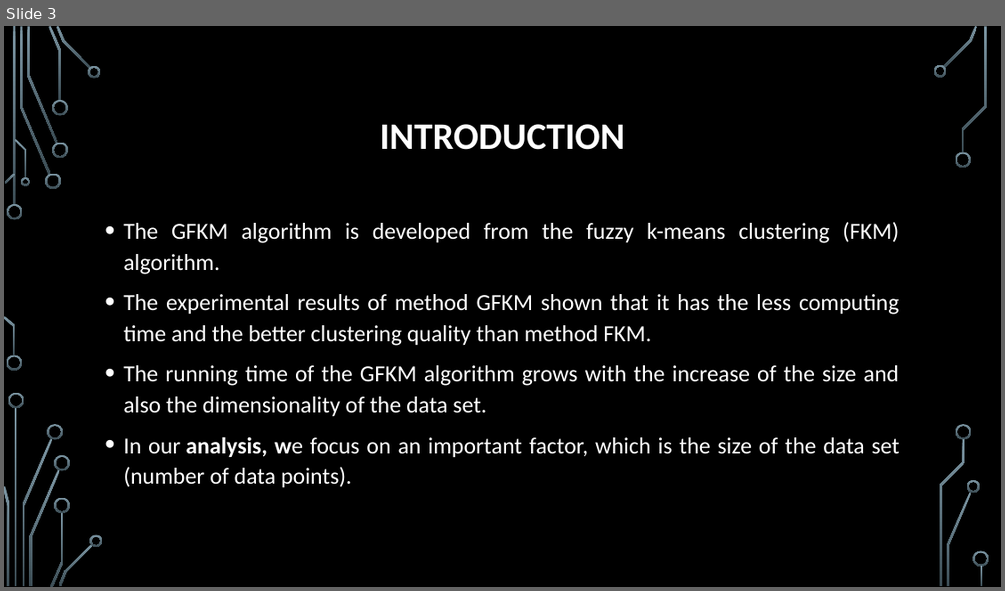
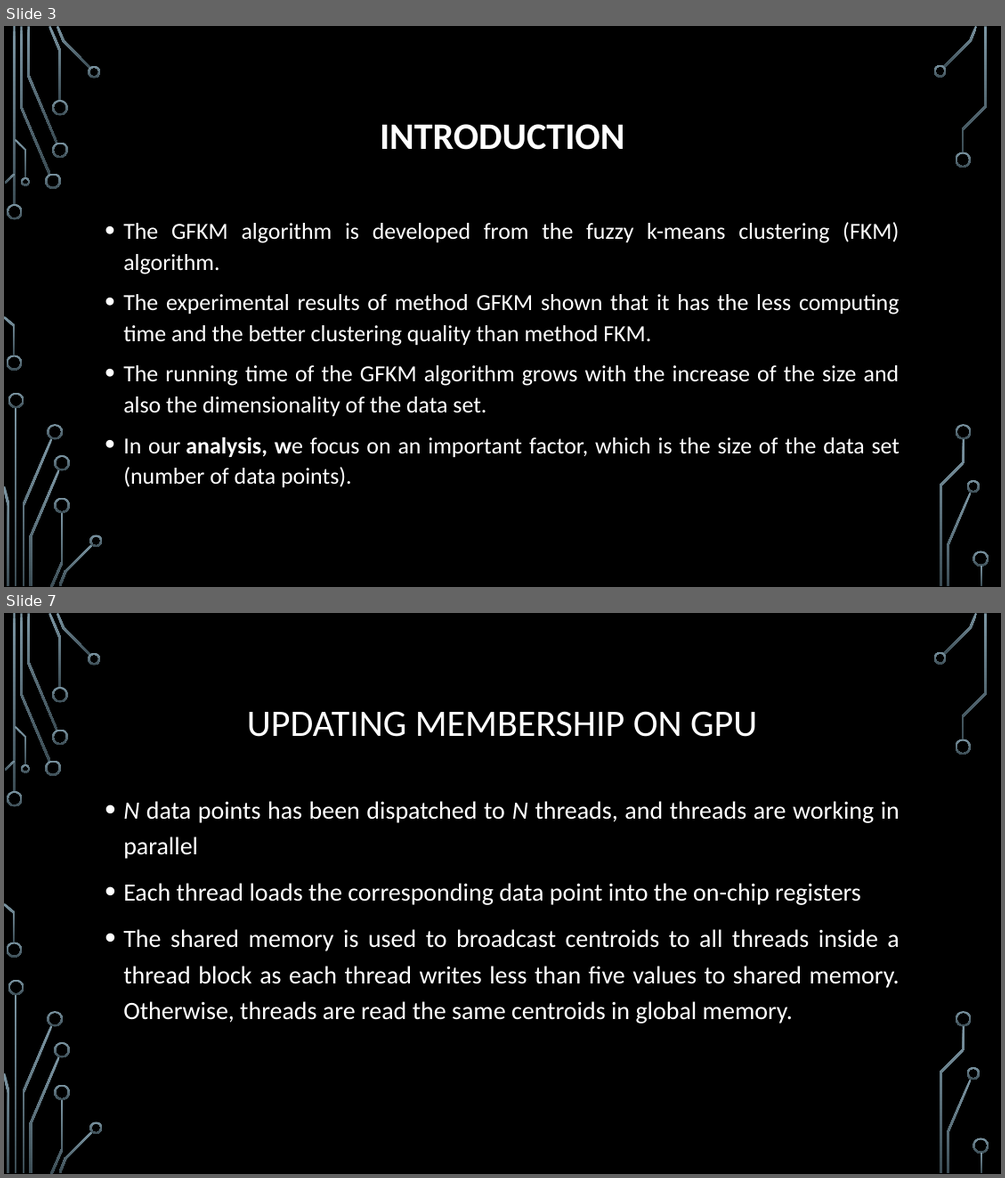
Before and after one commit to trungvdhp/master-ntou, a slide deck: ImageProcessing/Speeding up GFKM.pptx. Shown one above the other, each under a label of ours: slide 3 before the commit, slides 3 and 7 after it; the slides between them are not shown. The pictures are 1005x591 and 1005x1178 pixels, drawn with LibreOffice and Linux fonts; fonts in the diff are those of the drawing; background and template pictures are left out. Boxes give left, top, right and bottom in pixels: in the first picture for what was removed or moved away, otherwise in the second. Text is boxed around its words. In the diff, an @@ line names an element or a change of style, - is before the commit and + after.

```diff
--- a/ImageProcessing/Speeding up GFKM.pptx
+++ b/ImageProcessing/Speeding up GFKM.pptx
@@ slide 7 added at [4,613,1001,1174], background picture (left out); not listed: 36 template elements that a slide beside it also shows @@
@@ title added at [247,711,757,737], 36 pt, text #FFFFFF @@
+UPDATING MEMBERSHIP ON GPU
@@ text added at [123,801,899,1023], 24 pt, text #FFFFFF @@
+• N data points has been dispatched to N threads, and threads are working in parallel
+• Each thread loads the corresponding data point into the on-chip registers
+• The shared memory is used to broadcast centroids to all threads inside a thread block as each thread writes less than five values to shared memory. Otherwise, threads are read the same centroids in global memory.
```
Also in this commit, not shown: 2 slides changed, 3 other slides added, 1 other file.
